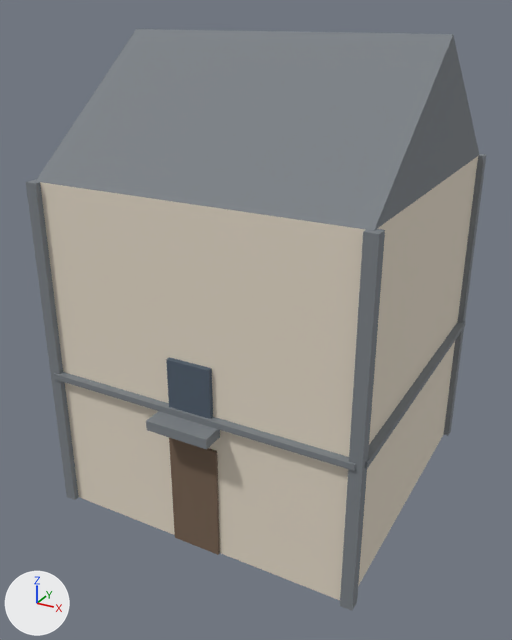
What one commit did to the glTF model public/buildings/lot_1x1.glb.
The view is the same before and after, from a camera (50 mm lens) standing at (9.73, -9.34, 9.89) and looking at (3.09, 2.72, 3.86). Arrows for +X, +Y and +Z are at lower left; the lights stay in place. The first picture is the older version. Vertices at exactly the same position are counted once.

Script lines for the objects in view, before the commit:
```python
mat_lot_1x1_glass = principled_material('lot_1x1_glass')
mat_lot_1x1_glass.base_color = (0.08, 0.11, 0.15)  # greyish blue #505d6c
mat_lot_1x1_glass.roughness = 0.85
me_lot_1x1 = bpy.data.meshes.new('lot_1x1')
me_lot_1x1.from_pydata(...)  # 98 vertices, 150 faces; spans x -0.16..6.66, y -0.55..6.66, z 0.0..9.5
# faces by material slot: [12, 114, 12, 12]
me_lot_1x1.materials.append(mat_lot_1x1)  # pale yellow #e5dac8
me_lot_1x1.materials.append(mat_lot_1x1_trim)  # grey #7c8186
me_lot_1x1.materials.append(mat_lot_1x1_door)  # brown #766150
me_lot_1x1.materials.append(mat_lot_1x1_glass)  # greyish blue #505d6c
ob_lot_1x1 = bpy.data.objects.new('lot_1x1', me_lot_1x1)
ob_lot_1x1.location = (0.0, 0.0, 0.0)
```
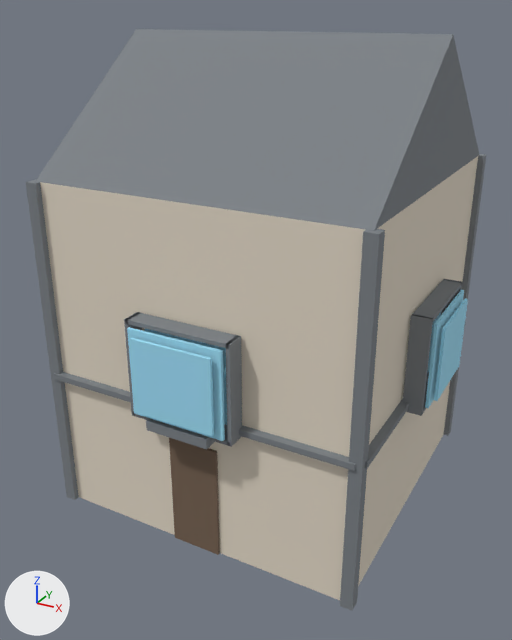
Boxes [x1, y1, x2, y2] around the edits, measured in the pictures (512 x 640 px):
```json
{"object": "lot_1x1", "change": "reshaped", "before": [26, 29, 486, 611], "after": [26, 29, 486, 611]}
{"part": 1, "of": "me_lot_1x1", "change": "added", "after": [125, 312, 240, 349]}
{"part": 2, "of": "me_lot_1x1", "change": "added", "after": [132, 412, 230, 445]}
{"part": 3, "of": "me_lot_1x1", "change": "added", "after": [124, 312, 142, 416]}
{"part": 4, "of": "me_lot_1x1", "change": "added", "after": [226, 335, 242, 447]}
{"part": 5, "of": "me_lot_1x1", "change": "added", "after": [413, 279, 462, 322]}
{"part": 6, "of": "me_lot_1x1", "change": "added", "after": [422, 381, 428, 414], "on screen": "mostly hidden"}
{"part": 7, "of": "me_lot_1x1", "change": "added", "after": [403, 314, 433, 416]}
{"part": 8, "of": "me_lot_1x1", "change": "added", "after": [441, 279, 462, 315]}
{"part": 9, "of": "me_lot_1x1", "change": "added", "after": [127, 327, 225, 441], "on screen": "cyan"}
{"part": 10, "of": "me_lot_1x1", "change": "added", "after": [145, 329, 227, 425], "on screen": "mostly hidden"}
{"part": 11, "of": "me_lot_1x1", "change": "added", "after": [130, 338, 214, 436], "on screen": "cyan"}
{"part": 12, "of": "me_lot_1x1", "change": "added", "after": [425, 289, 464, 408], "on screen": "cyan"}
{"part": 13, "of": "me_lot_1x1", "change": "added", "after": [427, 311, 442, 373], "on screen": "mostly hidden"}
{"part": 14, "of": "me_lot_1x1", "change": "added", "after": [434, 299, 468, 401], "on screen": "cyan"}
{"part": 15, "of": "me_lot_1x1", "change": "deleted", "before": [166, 357, 213, 419]}
```

The change, as JSON lines over the scene's bpy script:
```json
{"op": "set", "path": "mat_lot_1x1_glass.base_color", "old": "(0.08, 0.11, 0.15)", "new": "(0.35, 0.75, 0.95)", "note": "greyish blue #505d6c -> cyan #a0e1f9"}
{"block": "me_lot_1x1", "where": "# used by ob_lot_1x1; location = (0.0, 0.0, 0.0)"}
{"op": "remove", "block": "me_lot_1x1", "code": "me_lot_1x1.from_pydata(...)  # 98 vertices, 150 faces; spans x -0.16..6.66, y -0.55..6.66, z 0.0..9.5"}
{"op": "add", "block": "me_lot_1x1", "code": "me_lot_1x1.from_pydata(...)  # 314 vertices, 474 faces; spans x -0.62..7.12, y -0.62..7.12, z 0.0..9.5"}
{"block": "me_lot_1x1", "change": "me_lot_1x1 part 1: a new loose piece, a box spanning x 2.19..4.31, y -0.42..-0.04, z 4.8..4.88, in mat_lot_1x1_trim (grey #7c8186)"}
{"block": "me_lot_1x1", "change": "me_lot_1x1 part 2: a new loose piece, a box spanning x 2.19..4.31, y -0.42..-0.04, z 2.92..3.0, in mat_lot_1x1_trim (grey #7c8186)"}
{"block": "me_lot_1x1", "change": "me_lot_1x1 part 3: a new loose piece, a box spanning x 2.17..2.25, y -0.42..-0.04, z 2.92..4.88, in mat_lot_1x1_trim (grey #7c8186)"}
{"block": "me_lot_1x1", "change": "me_lot_1x1 part 4: a new loose piece, a box spanning x 4.25..4.33, y -0.42..-0.04, z 2.92..4.88, in mat_lot_1x1_trim (grey #7c8186)"}
{"block": "me_lot_1x1", "change": "me_lot_1x1 part 5: a new loose piece, a box spanning x 6.54..6.92, y 2.19..4.31, z 4.8..4.88, in mat_lot_1x1_trim (grey #7c8186)"}
{"block": "me_lot_1x1", "change": "me_lot_1x1 part 6: a new loose piece, a box spanning x 6.54..6.92, y 2.19..4.31, z 2.92..3.0, in mat_lot_1x1_trim (grey #7c8186)"}
{"block": "me_lot_1x1", "change": "me_lot_1x1 part 7: a new loose piece, a box spanning x 6.54..6.92, y 2.17..2.25, z 2.92..4.88, in mat_lot_1x1_trim (grey #7c8186)"}
{"block": "me_lot_1x1", "change": "me_lot_1x1 part 8: a new loose piece, a box spanning x 6.54..6.92, y 4.25..4.33, z 2.92..4.88, in mat_lot_1x1_trim (grey #7c8186)"}
{"block": "me_lot_1x1", "change": "me_lot_1x1 part 9: a new loose piece, a box spanning x 2.29..4.21, y -0.5..-0.44, z 3.04..4.76, in mat_lot_1x1_glass (cyan #a0e1f9)"}
{"block": "me_lot_1x1", "change": "me_lot_1x1 part 10: a new loose piece, a box spanning x 2.37..4.13, y -0.12..-0.06, z 3.12..4.68, in mat_lot_1x1_glass (cyan #a0e1f9)"}
{"block": "me_lot_1x1", "change": "me_lot_1x1 part 11: a new loose piece, a box spanning x 2.43..4.07, y -0.62..-0.56, z 3.16..4.64, in mat_lot_1x1_glass (cyan #a0e1f9)"}
{"block": "me_lot_1x1", "change": "me_lot_1x1 part 12: a new loose piece, a box spanning x 6.94..7.0, y 2.29..4.21, z 3.04..4.76, in mat_lot_1x1_glass (cyan #a0e1f9)"}
{"block": "me_lot_1x1", "change": "me_lot_1x1 part 13: a new loose piece, a box spanning x 6.56..6.62, y 2.37..4.13, z 3.12..4.68, in mat_lot_1x1_glass (cyan #a0e1f9)"}
{"block": "me_lot_1x1", "change": "me_lot_1x1 part 14: a new loose piece, a box spanning x 7.06..7.12, y 2.43..4.07, z 3.16..4.64, in mat_lot_1x1_glass (cyan #a0e1f9)"}
{"block": "me_lot_1x1", "change": "me_lot_1x1 part 15: the loose piece of 8 vertices spanning x 2.8..3.7, y -0.1..0.0, z 3.0..4.1 is deleted"}
{"block": "me_lot_1x1", "change": "other edits to the shape of me_lot_1x1 do not show in these pictures"}
```
